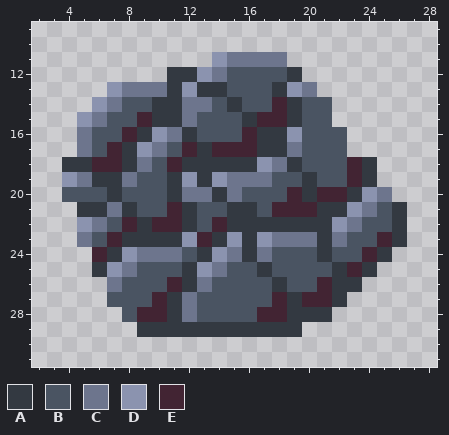
Two versions of one pixel-art file, Resource/Items/Stone.aseprite. The picture above is the old version.
32x32 pixels, 1 frame. Shown: x 2..28, y 9..31.
Palette (. is transparent): A #333941  B #4a5462  C #6d758d  D #8b93af  E #422433
Pixels before, first column x 4:
11 ..........DCCCC........
12 .......AADCBBBBA.......
13 ...DCCCADAABBBADC......
14 ..DCBBAACCBABBEABB.....
15 .DCBBEAACBBBAEEABB.....
16 .CBBEADCABBBEAADBBB....
17 .CBEADCBEAEEEAACBBB....
18 AAEEACBEAAAAADCABBBEA..
19 DCAACBBADADCCCBBABBEA..
20 BBBABBBACCACBBBEAEEADC.
21 .AACABBEABBAABEEEAADCBA
22 .DCBEAEEABEAAAAAAADCBBA
23 .CBEAAAADEADADCCCACBBEA
24 ..EADCCCBADCACBBBABBEA.
25 ..ADCBBBADCBBABBBBAEA..
26 ...CBBBEACBBBBABBEAA...
27 ...BBBEACBBBBBEAEEA....
28 ....BEEACBBBBEEAAA.....
29 .....AAAAAAAAAAA.......
After the commit:
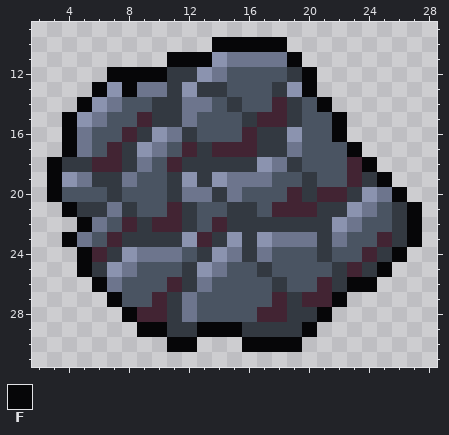
Colours new in this view: F #060608
From old to new:
y 10: x 14..18 ..... -> FFFFF
y 11: x 11..13 ... -> FFF; x 19 . -> F
y 12: x 7..10 .... -> FFFF; x 20 . -> F
y 13: x 6 . -> F; x 8 C -> F; x 20 C -> F
y 14: x 5 . -> F; x 21 B -> F
y 15: x 4 . -> F; x 22 . -> F
y 16: x 4 . -> F; x 22 B -> F
y 17: x 4 . -> F; x 23 . -> F
y 18: x 3 . -> F; x 24 A -> F
y 19: x 3 . -> F; x 25 . -> F
y 20: x 3 . -> F; x 26 . -> F
y 21: x 4 . -> F; x 27 . -> F
y 22: x 5 D -> F; x 27 . -> F
y 23: x 4 . -> F; x 27 . -> F
y 24: x 5 . -> F; x 26 . -> F
y 25: x 5 . -> F; x 25 . -> F
y 26: x 6 . -> F; x 23..24 A. -> FF
y 27: x 7 B -> F; x 22 A -> F
y 28: x 8 B -> F; x 21 A -> F
y 29: x 9..10 AA -> FF; x 13..15 AAA -> FFF; x 20 . -> F
y 30: x 11..12 .. -> FF; x 16..19 .... -> FFFF
